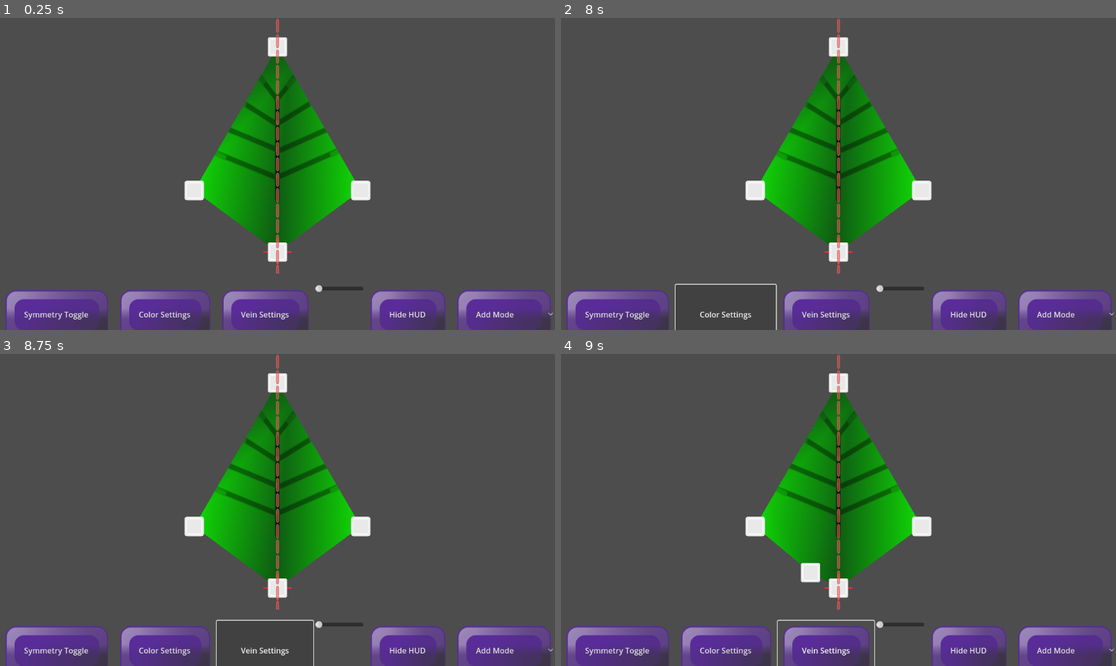
Above: before the commit, frames 1-4 (two rows, left to right).
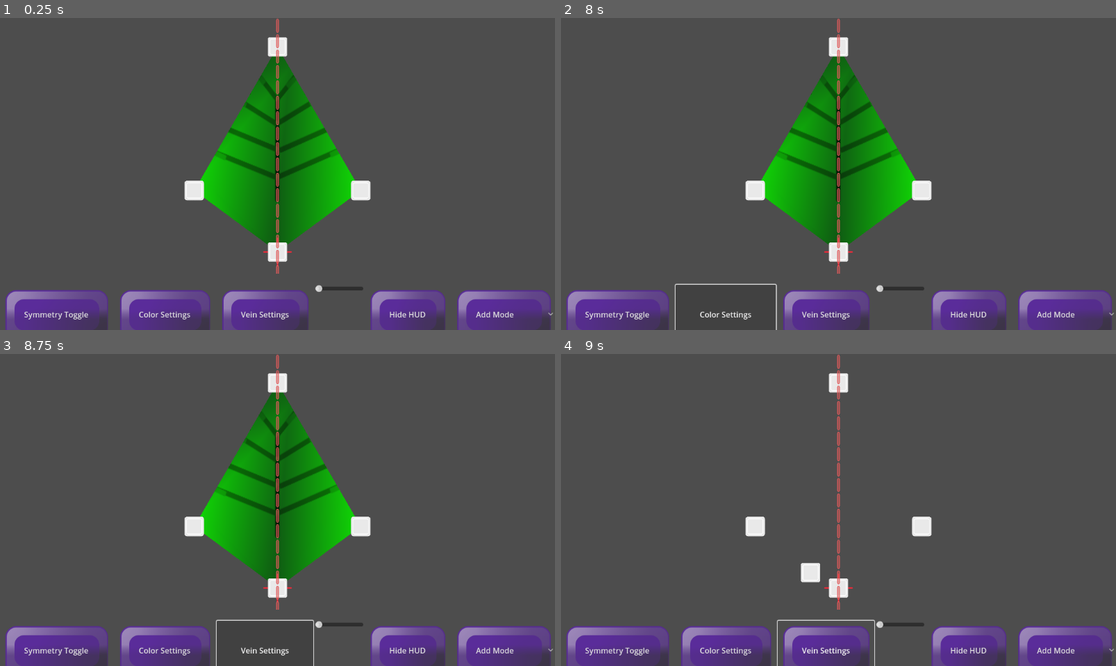
Above: after the commit, the same moments.

Repository: LettucePie/persephone
Game: Godot game, scene res://design/leafmaker.tscn
Two runs of this game, one before a commit and one after it. Both use one fixed random seed, a clock stepped at 60 frames per second and the inputs below.
Inputs (mouse positions are in pixels of both pictures, inside the frame that each line leads up to):
- Up to frame 1 (0.25 s): no input
- Up to frame 2 (8 s): click "Symmetry Toggle" at 0.5 s; click "Hide HUD" at 1.25 s; click "Add Mode" at 2 s; click "Symmetry Toggle" at 2.75 s; click "Hide HUD" at 3.5 s; click "Add Mode" at 4.25 s; click "Symmetry Toggle" at 5 s; click "Hide HUD" at 5.75 s; click "Add Mode" at 6.5 s; click "Color Settings" at 7.25 s
- Up to frame 3 (8.75 s): click "Vein Settings" at 8 s
- Up to frame 4 (9 s): move the mouse to (810, 572) at 8.77 s; tap R at 8.85 s; click (810, 572) at 8.92 s

Frames 1-3 are identical in both runs. In frame 4, 9.6% of the frame differs, in the area x 36-64%, y 12-74%.

Commit message:
Different Index based approach to finding intersection

Diff:
--- a/design/leafmaker_canvas.gd
+++ b/design/leafmaker_canvas.gd
@@ -199,25 +199,25 @@
 	var target_point = leaf_curve.get_closest_point(pos)
 	if target_point.distance_squared_to(pos) < 1000:
 		## Find Closest two
-		var dist_a = 1000000
-		var dist_b = 1000000
-		var close_points = [leaf_curve.get_point_count() - 1, leaf_curve.get_point_count() - 1]
-		for p in leaf_points:
-			var dist = leaf_curve.get_point_position(p.curve_index).distance_squared_to(target_point)
-			print(p.curve_index, " ", dist)
-			if dist < dist_a:
-				dist_b = dist_a
-				dist_a = dist
-				close_points[1] = close_points[0]
-				close_points[0] = p.curve_index
-			elif dist < dist_b:
-				dist_b = dist
-				close_points[1] = p.curve_index
-		print(dist_a, " ", dist_b, " ", close_points)
-		close_points.sort()
-		close_points.reverse()
-		print("Intersection found at index, ", close_points[0])
-		add_point(pos, close_points[0])
+		## Start by getting each Baked Point
+		## Add in the index of our Target Point from the Baked Point Array to a new List
+		## Then Go through each Point of the Leaf Curve, and find the closest baked point.
+		## Add the Index of the that closest baked point into the List, and Sort.
+		## Index Position of the Target Point should mirror the desired index position \
+		## for the intersection.
+		var baked_points = leaf_curve.get_baked_points()
+		var intersect_index = baked_points.find(target_point)
+		print("Intersect Index: ", intersect_index)
+		var baked_indeces = [intersect_index]
+		print("Baked Indeces List contains: ", baked_indeces)
+		for i in leaf_curve.get_point_count():
+			var point_position = leaf_curve.get_point_position(i)
+			var closest_baked_point = leaf_curve.get_closest_point(point_position)
+			baked_indeces.append(baked_points.find(closest_baked_point))
+			print("Baked Indeces List contains: ", baked_indeces)
+		baked_indeces.sort()
+		print("Intersection found at index, ", baked_indeces.find(intersect_index))
+		add_point(pos, baked_indeces.find(intersect_index))
 
 
 func add_point(pos : Vector2, idx : int):
